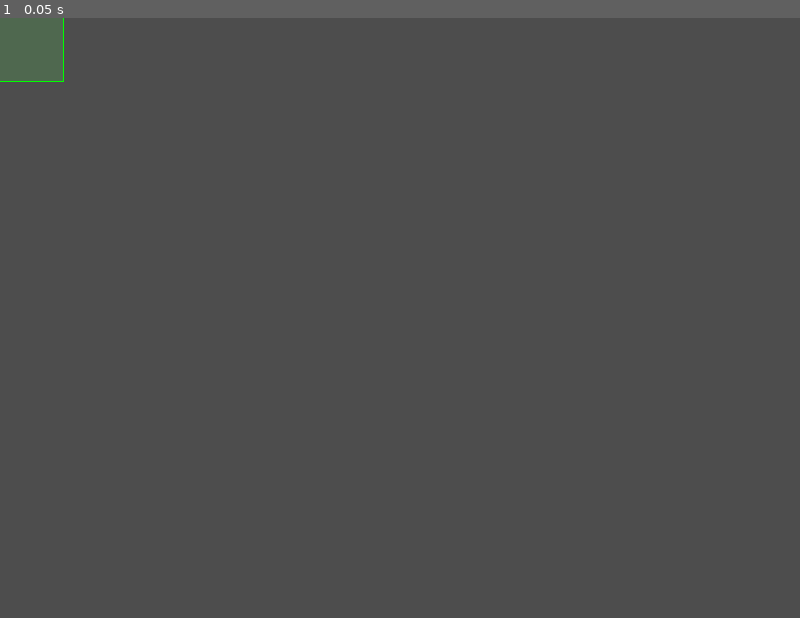
Above: before the commit, frame 1.
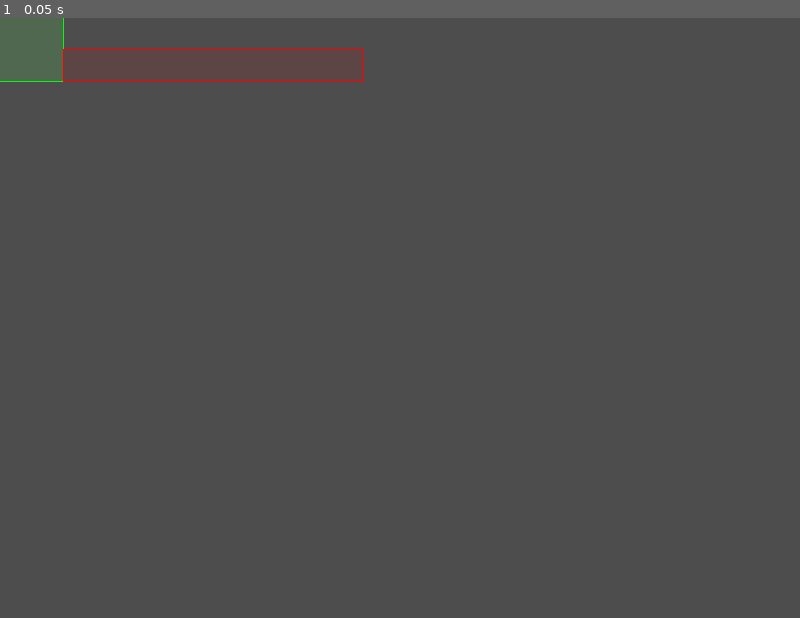
Above: after the commit, the same moment.

Repository: SamBumgardner/spellstrike
Game: Godot game, scene res://player/collision_box_viewer.tscn
The game is run twice, just before and just after one commit, with the same random seed, the same clock (stepped at 60 frames per second) and the same inputs. This scene is started directly instead of the project's main scene.
Inputs:
- Up to frame 1 (0.05 s): no input

The runs differ from the first frame. In frame 1, 0.1% of the frame differs, in the area x 7-46%, y 5-11%.

Commit message:
heavy character tuning. Probably solid enough to call it done

Diff:
--- a/game/assets/data/character/character_heavy.tres
+++ b/game/assets/data/character/character_heavy.tres
@@ -9,7 +9,7 @@
 [ext_resource type="Resource" uid="uid://cj5an1oo7lwp4" path="res://assets/data/states/character/heavy/state_heavy_a.tres" id="7_73lar"]
 [ext_resource type="Resource" uid="uid://bt41vhu4sen7e" path="res://assets/data/states/character/heavy/state_heavy_b.tres" id="8_airvn"]
 [ext_resource type="Resource" uid="uid://row3ymu67xph" path="res://assets/data/states/character/heavy/state_heavy_c.tres" id="9_76a2q"]
-[ext_resource type="Resource" uid="uid://cm4bgxkcu16vg" path="res://assets/data/states/character/speed/DelayedFireballCast.tres" id="10_0l1a3"]
+[ext_resource type="Resource" uid="uid://d3dct0u2ir4s2" path="res://assets/data/states/character/heavy/state_heavy_s_cancel.tres" id="10_neifc"]
 [ext_resource type="Resource" uid="uid://h60vfw16ynlx" path="res://assets/data/states/character/heavy/state_heavy_s_neutral.tres" id="11_x7dsi"]
 [ext_resource type="Resource" uid="uid://dgxhlme3uf7jt" path="res://assets/data/states/character/speed/HurtState.tres" id="12_yj8e6"]
 [ext_resource type="Resource" uid="uid://ndjspav4naaj" path="res://assets/data/states/character/speed/DefeatedState.tres" id="13_8gw7f"]
@@ -37,7 +37,7 @@
 2: ExtResource("7_73lar"),
 3: ExtResource("8_airvn"),
 4: ExtResource("9_76a2q"),
-5: ExtResource("10_0l1a3"),
+5: ExtResource("10_neifc"),
 6: ExtResource("11_x7dsi"),
 8: ExtResource("12_yj8e6"),
 9: ExtResource("13_8gw7f"),
--- /dev/null
+++ b/game/assets/data/states/character/heavy/effect_heavy_s_cancel_trigger.tres
@@ -0,0 +1,18 @@
+[gd_resource type="Resource" script_class="PhaseEffect" load_steps=4 format=3 uid="uid://das4ca7o1cria"]
+
+[ext_resource type="Script" path="res://player/fsm/effects/EffectCondition.gd" id="1_watt1"]
+[ext_resource type="Script" path="res://player/fsm/effects/PhaseEffect.gd" id="2_fk4cq"]
+
+[sub_resource type="Resource" id="Resource_la5f5"]
+script = ExtResource("1_watt1")
+conditionId = 0
+params = [2]
+
+[resource]
+script = ExtResource("2_fk4cq")
+typeId = 3
+once_at_start = false
+conditions = Array[ExtResource("1_watt1")]([SubResource("Resource_la5f5")])
+params = [{
+"s": 5
+}, true]
--- a/game/assets/data/states/character/heavy/phase_heavy_a_recovery.tres
+++ b/game/assets/data/states/character/heavy/phase_heavy_a_recovery.tres
@@ -1,6 +1,7 @@
-[gd_resource type="Resource" script_class="Phase" load_steps=6 format=3 uid="uid://c4vd78p6l0e85"]
+[gd_resource type="Resource" script_class="Phase" load_steps=7 format=3 uid="uid://c4vd78p6l0e85"]
 
 [ext_resource type="Script" path="res://player/fsm/effects/PhaseEffect.gd" id="1_7g80d"]
+[ext_resource type="Resource" uid="uid://das4ca7o1cria" path="res://assets/data/states/character/heavy/effect_heavy_s_cancel_trigger.tres" id="2_x1wcb"]
 [ext_resource type="Script" path="res://player/attack/RectangleSpec.gd" id="2_xbeum"]
 [ext_resource type="Resource" uid="uid://djibdifs88cfy" path="res://assets/data/collision/hurtbox/StandardHurtbox.tres" id="3_sqk2o"]
 [ext_resource type="Script" path="res://player/fsm/Phase.gd" id="4_m50xm"]
@@ -20,4 +21,4 @@
 hitboxes = Array[ExtResource("2_xbeum")]([])
 new_attack = false
 hurtboxes = Array[ExtResource("2_xbeum")]([ExtResource("3_sqk2o"), SubResource("Resource_kodwj")])
-effects = Array[ExtResource("1_7g80d")]([])
+effects = Array[ExtResource("1_7g80d")]([ExtResource("2_x1wcb")])
--- a/game/assets/data/states/character/heavy/phase_state_a_active.tres
+++ b/game/assets/data/states/character/heavy/phase_state_a_active.tres
@@ -1,9 +1,10 @@
-[gd_resource type="Resource" script_class="Phase" load_steps=12 format=3 uid="uid://c0ui3hhc1gt12"]
+[gd_resource type="Resource" script_class="Phase" load_steps=13 format=3 uid="uid://c0ui3hhc1gt12"]
 
 [ext_resource type="Script" path="res://player/attack/AttackData.gd" id="1_2vk6b"]
 [ext_resource type="AudioStream" uid="uid://fmfl345l8re5" path="res://assets/sound/hit_medium.wav" id="2_tkxhg"]
 [ext_resource type="Script" path="res://player/fsm/effects/PhaseEffect.gd" id="3_7abg1"]
 [ext_resource type="Script" path="res://player/fsm/effects/EffectCondition.gd" id="4_mldbh"]
+[ext_resource type="Resource" uid="uid://das4ca7o1cria" path="res://assets/data/states/character/heavy/effect_heavy_s_cancel_trigger.tres" id="5_4rioe"]
 [ext_resource type="Script" path="res://player/attack/RectangleSpec.gd" id="5_xxkww"]
 [ext_resource type="Resource" uid="uid://djibdifs88cfy" path="res://assets/data/collision/hurtbox/StandardHurtbox.tres" id="6_fg8m6"]
 [ext_resource type="Script" path="res://player/fsm/Phase.gd" id="7_250p6"]
@@ -12,7 +13,7 @@
 script = ExtResource("1_2vk6b")
 damage = 30
 hitstun = 25
-hitstop = 15
+hitstop = 8
 pushback = 20
 sound_effect = ExtResource("2_tkxhg")
 
@@ -46,4 +47,4 @@
 new_attack = true
 attack_data = SubResource("Resource_f43ks")
 hurtboxes = Array[ExtResource("5_xxkww")]([ExtResource("6_fg8m6"), SubResource("Resource_kodwj")])
-effects = Array[ExtResource("3_7abg1")]([SubResource("Resource_si3on")])
+effects = Array[ExtResource("3_7abg1")]([SubResource("Resource_si3on"), ExtResource("5_4rioe")])
--- a/game/assets/data/states/character/heavy/state_heavy_b.tres
+++ b/game/assets/data/states/character/heavy/state_heavy_b.tres
@@ -9,6 +9,7 @@
 [ext_resource type="Script" path="res://player/attack/AttackData.gd" id="6_rku2u"]
 [ext_resource type="AudioStream" uid="uid://fmfl345l8re5" path="res://assets/sound/hit_medium.wav" id="7_h472u"]
 [ext_resource type="Resource" uid="uid://djibdifs88cfy" path="res://assets/data/collision/hurtbox/StandardHurtbox.tres" id="8_iwgs5"]
+[ext_resource type="Resource" uid="uid://das4ca7o1cria" path="res://assets/data/states/character/heavy/effect_heavy_s_cancel_trigger.tres" id="8_kl3ip"]
 [ext_resource type="Resource" uid="uid://d4i72hdti0ca3" path="res://assets/data/states/character/heavy/stop_velocity_effect.tres" id="10_kg4jq"]
 
 [sub_resource type="Resource" id="Resource_nc871"]
@@ -39,7 +40,7 @@
 script = ExtResource("6_rku2u")
 damage = 35
 hitstun = 31
-hitstop = 20
+hitstop = 12
 pushback = 25
 sound_effect = ExtResource("7_h472u")
 
@@ -59,7 +60,7 @@
 new_attack = true
 attack_data = SubResource("Resource_3fuw6")
 hurtboxes = Array[ExtResource("5_nvpq0")]([ExtResource("8_iwgs5")])
-effects = Array[ExtResource("3_o3oy6")]([])
+effects = Array[ExtResource("3_o3oy6")]([ExtResource("8_kl3ip")])
 
 [sub_resource type="Resource" id="Resource_4a388"]
 script = ExtResource("5_nvpq0")
@@ -77,17 +78,17 @@
 new_attack = false
 attack_data = SubResource("Resource_3fuw6")
 hurtboxes = Array[ExtResource("5_nvpq0")]([ExtResource("8_iwgs5"), SubResource("Resource_4a388")])
-effects = Array[ExtResource("3_o3oy6")]([])
+effects = Array[ExtResource("3_o3oy6")]([ExtResource("8_kl3ip")])
 
 [sub_resource type="Resource" id="Resource_nkd6h"]
 script = ExtResource("1_a3arw")
 duration = 12
 endless = false
-player_status = 0
+player_status = 3
 hitboxes = Array[ExtResource("5_nvpq0")]([])
 new_attack = false
 hurtboxes = Array[ExtResource("5_nvpq0")]([ExtResource("8_iwgs5"), SubResource("Resource_4a388")])
-effects = Array[ExtResource("3_o3oy6")]([])
+effects = Array[ExtResource("3_o3oy6")]([ExtResource("8_kl3ip")])
 
 [sub_resource type="Resource" id="Resource_gvxj5"]
 script = ExtResource("1_a3arw")
@@ -97,7 +98,7 @@
 hitboxes = Array[ExtResource("5_nvpq0")]([])
 new_attack = false
 hurtboxes = Array[ExtResource("5_nvpq0")]([ExtResource("8_iwgs5")])
-effects = Array[ExtResource("3_o3oy6")]([])
+effects = Array[ExtResource("3_o3oy6")]([ExtResource("8_kl3ip")])
 
 [resource]
 script = ExtResource("2_pkn1n")
--- a/game/assets/data/states/character/heavy/state_heavy_c.tres
+++ b/game/assets/data/states/character/heavy/state_heavy_c.tres
@@ -76,7 +76,7 @@
 script = ExtResource("7_opcto")
 damage = 60
 hitstun = 30
-hitstop = 25
+hitstop = 15
 pushback = 55
 sound_effect = ExtResource("8_fu6y4")
 
--- a/game/assets/data/states/character/heavy/state_heavy_s_cancel.tres
+++ b/game/assets/data/states/character/heavy/state_heavy_s_cancel.tres
@@ -1,15 +1,90 @@
-[gd_resource type="Resource" script_class="FsmState" load_steps=4 format=3 uid="uid://d3dct0u2ir4s2"]
+[gd_resource type="Resource" script_class="FsmState" load_steps=18 format=3 uid="uid://d3dct0u2ir4s2"]
 
 [ext_resource type="Script" path="res://player/fsm/Phase.gd" id="1_ual2j"]
 [ext_resource type="Script" path="res://player/fsm/FsmState.gd" id="2_h3iw6"]
 [ext_resource type="Script" path="res://player/fsm/effects/PhaseEffect.gd" id="3_d541n"]
+[ext_resource type="Script" path="res://player/fsm/effects/EffectCondition.gd" id="3_to20v"]
+[ext_resource type="Script" path="res://player/attack/RectangleSpec.gd" id="4_e4wnl"]
+[ext_resource type="Resource" uid="uid://dp1kvpbqniylt" path="res://assets/data/states/character/speed/decay_velocity_effect.tres" id="5_60g5t"]
+[ext_resource type="Resource" uid="uid://djibdifs88cfy" path="res://assets/data/collision/hurtbox/StandardHurtbox.tres" id="5_xu6pu"]
+[ext_resource type="Script" path="res://player/attack/AttackData.gd" id="6_t2ex1"]
+[ext_resource type="Resource" uid="uid://by7bh3s7xipoc" path="res://assets/data/states/character/SpendCancelSpecialEffect.tres" id="9_htrll"]
+
+[sub_resource type="Resource" id="Resource_k3mww"]
+script = ExtResource("3_d541n")
+typeId = 5
+once_at_start = true
+conditions = Array[ExtResource("3_to20v")]([])
+params = []
+
+[sub_resource type="Resource" id="Resource_bjkpp"]
+script = ExtResource("1_ual2j")
+duration = 15
+endless = false
+player_status = 1
+hitboxes = Array[ExtResource("4_e4wnl")]([])
+new_attack = false
+hurtboxes = Array[ExtResource("4_e4wnl")]([ExtResource("5_xu6pu")])
+effects = Array[ExtResource("3_d541n")]([SubResource("Resource_k3mww")])
+
+[sub_resource type="Resource" id="Resource_8b3hj"]
+script = ExtResource("3_d541n")
+typeId = 5
+once_at_start = true
+conditions = Array[ExtResource("3_to20v")]([])
+params = [10]
+
+[sub_resource type="Resource" id="Resource_dxk1s"]
+script = ExtResource("1_ual2j")
+duration = 5
+endless = false
+player_status = 1
+hitboxes = Array[ExtResource("4_e4wnl")]([])
+new_attack = false
+hurtboxes = Array[ExtResource("4_e4wnl")]([ExtResource("5_xu6pu")])
+effects = Array[ExtResource("3_d541n")]([SubResource("Resource_8b3hj"), ExtResource("5_60g5t")])
+
+[sub_resource type="Resource" id="Resource_xchn2"]
+script = ExtResource("6_t2ex1")
+damage = 10
+hitstun = 24
+hitstop = 12
+pushback = 5
+
+[sub_resource type="Resource" id="Resource_fqbi4"]
+script = ExtResource("4_e4wnl")
+x_offset = 214
+y_offset = 48
+width = 300
+height = 32
+
+[sub_resource type="Resource" id="Resource_grguw"]
+script = ExtResource("1_ual2j")
+duration = 5
+endless = false
+player_status = 2
+hitboxes = Array[ExtResource("4_e4wnl")]([SubResource("Resource_fqbi4")])
+new_attack = true
+attack_data = SubResource("Resource_xchn2")
+hurtboxes = Array[ExtResource("4_e4wnl")]([ExtResource("5_xu6pu")])
+effects = Array[ExtResource("3_d541n")]([ExtResource("5_60g5t")])
+
+[sub_resource type="Resource" id="Resource_iueol"]
+script = ExtResource("1_ual2j")
+duration = 5
+endless = false
+player_status = 3
+hitboxes = Array[ExtResource("4_e4wnl")]([])
+new_attack = false
+hurtboxes = Array[ExtResource("4_e4wnl")]([ExtResource("5_xu6pu")])
+effects = Array[ExtResource("3_d541n")]([])
 
 [resource]
 script = ExtResource("2_h3iw6")
-stateId = 0
+stateId = 5
 expirationStateId = 0
-phases = Array[ExtResource("1_ual2j")]([])
-transition_in_effects = Array[ExtResource("3_d541n")]([])
+phases = Array[ExtResource("1_ual2j")]([SubResource("Resource_bjkpp"), SubResource("Resource_dxk1s"), SubResource("Resource_grguw"), SubResource("Resource_iueol")])
+transition_in_effects = Array[ExtResource("3_d541n")]([ExtResource("9_htrll")])
 transition_out_effects = Array[ExtResource("3_d541n")]([])
 animation_key = "heavy/s_cancel"
 button_buffer_lookback = 8
--- a/game/player/Player.tscn
+++ b/game/player/Player.tscn
@@ -236,11 +236,29 @@
 "values": [6, 6]
 }
 
+[sub_resource type="Animation" id="Animation_gsith"]
+resource_name = "s_cancel"
+length = 0.500002
+step = 0.0166667
+tracks/0/type = "value"
+tracks/0/imported = false
+tracks/0/enabled = true
+tracks/0/path = NodePath("Sprite2D:frame")
+tracks/0/interp = 1
+tracks/0/loop_wrap = true
+tracks/0/keys = {
+"times": PackedFloat32Array(0, 0.316667, 0.333333, 0.4, 0.416667, 0.483333),
+"transitions": PackedFloat32Array(1, 1, 1, 1, 1, 1),
+"update": 1,
+"values": [4, 4, 5, 5, 6, 6]
+}
+
 [sub_resource type="AnimationLibrary" id="AnimationLibrary_58e2l"]
 _data = {
 "a": SubResource("Animation_bvidl"),
 "b": SubResource("Animation_wd5os"),
 "c": SubResource("Animation_emdy2"),
+"s_cancel": SubResource("Animation_gsith"),
 "s_neutral": SubResource("Animation_ajo38")
 }
 
--- a/game/player/collision_box_viewer.tscn
+++ b/game/player/collision_box_viewer.tscn
@@ -1,8 +1,9 @@
 [gd_scene load_steps=3 format=3 uid="uid://wpsahyhayn75"]
 
 [ext_resource type="Script" path="res://player/collision_box_viewer.gd" id="1_siycv"]
-[ext_resource type="Resource" uid="uid://h60vfw16ynlx" path="res://assets/data/states/character/heavy/state_heavy_s_neutral.tres" id="2_cjmu5"]
+[ext_resource type="Resource" uid="uid://d3dct0u2ir4s2" path="res://assets/data/states/character/heavy/state_heavy_s_cancel.tres" id="2_ng6v4"]
 
 [node name="CollisionBoxViewer" type="Node2D"]
 script = ExtResource("1_siycv")
-viewed_state = ExtResource("2_cjmu5")
+displayed_phase = 2
+viewed_state = ExtResource("2_ng6v4")
--- a/game/project.godot
+++ b/game/project.godot
@@ -63,8 +63,6 @@
 rollback/classes/network_adaptor="res://addons/godot-rollback-netcode/RPCNetworkAdaptor.gd"
 rollback/classes/message_serializer="res://network/VsMessageSerializer.gd"
 rollback/classes/hash_serializer="res://addons/godot-rollback-netcode/HashSerializer.gd"
-rollback/debug/rollback_ticks=2
-rollback/debug/random_rollback_ticks=2
 
 [rendering]
 
Not shown: 1 places in game/assets/data/states/character/heavy/state_heavy_b.tres that only renumber resources
Not shown: 1 places in game/player/Player.tscn that only renumber resources
